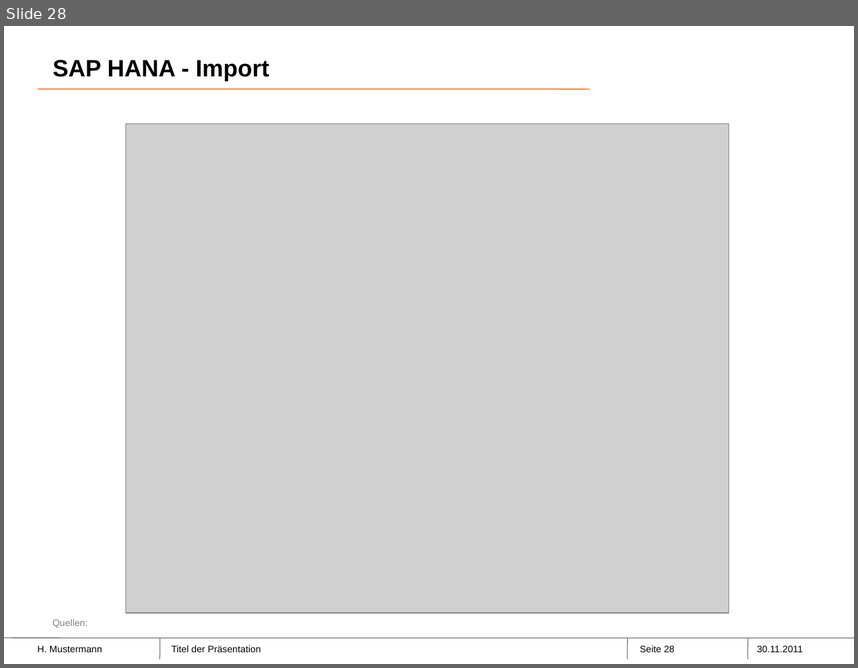
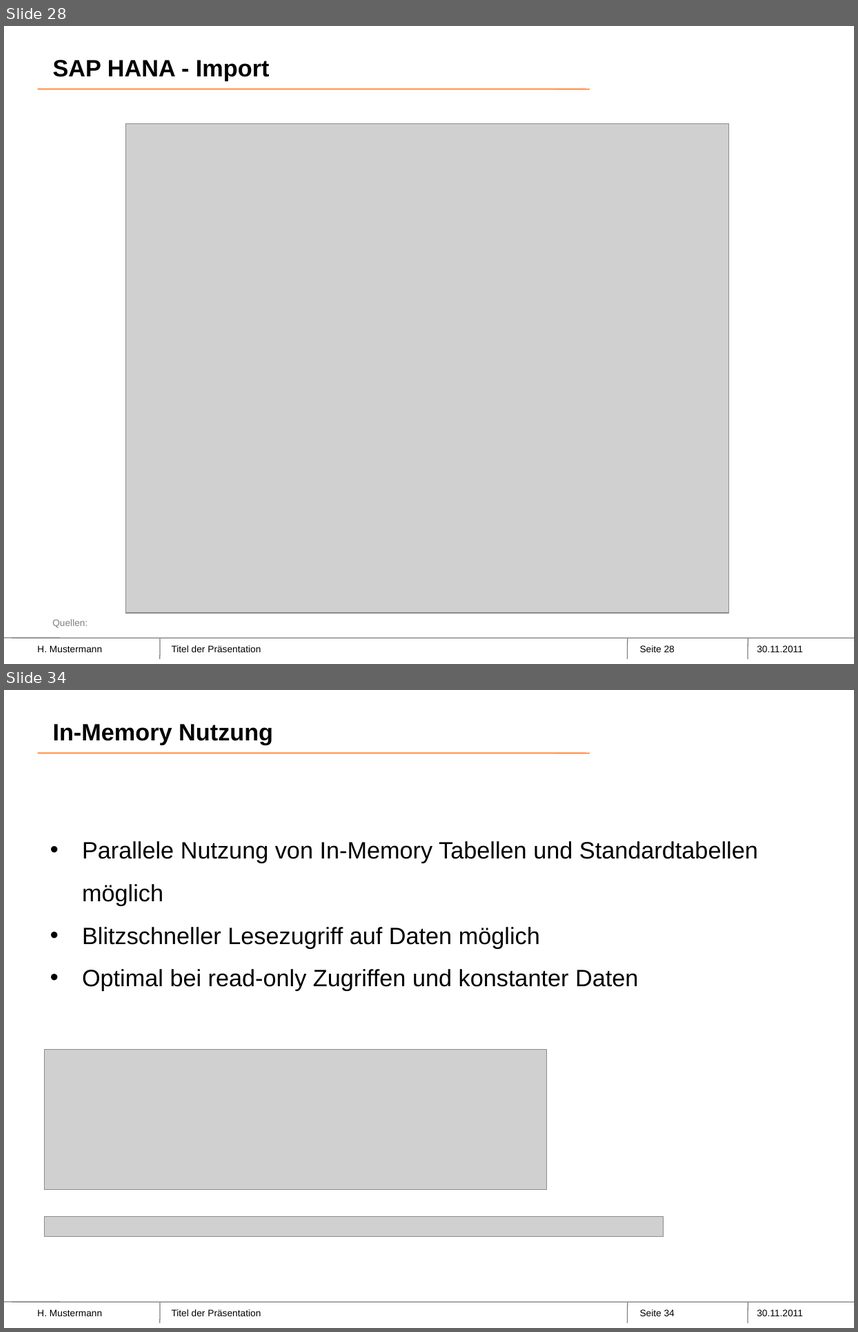
Before and after one commit to Philwi/ProjektseminarInMemory, a slide deck: SAPHana-Neueste.pptx. Shown one above the other, each under a label of ours: slide 28 before the commit, slides 28 and 34 after it; the slides between them are not shown. The pictures are 858x668 and 858x1332 pixels, drawn with LibreOffice and Linux fonts; fonts in the diff are those of the drawing; grey boxes stand for pictures; background and template pictures are left out. Boxes give left, top, right and bottom in pixels: in the first picture for what was removed or moved away, otherwise in the second. Text is boxed around its words. In the diff, an @@ line names an element or a change of style, - is before the commit and + after.

```diff
--- a/SAPHana-Neueste.pptx
+++ b/SAPHana-Neueste.pptx
@@ slide 34 added at [4,690,854,1328], background #FFFFFF; not listed: 9 template elements that a slide beside it also shows @@
@@ title added at [53,724,273,745], 20 pt, text #000000, bold @@
+In-Memory Nutzung
@@ text added at [82,841,758,991], 20 pt, text #000000 @@
+• Parallele Nutzung von In-Memory Tabellen und Standardtabellen möglich
+• Blitzschneller Lesezugriff auf Daten möglich
+• Optimal bei read-only Zugriffen und konstanter Daten
@@ picture added at [44,1049,546,1189] @@
@@ picture added at [44,1216,663,1236] @@
```
Also in this commit, not shown: 2 slides changed, 25 other slides added, 5 slides removed.
